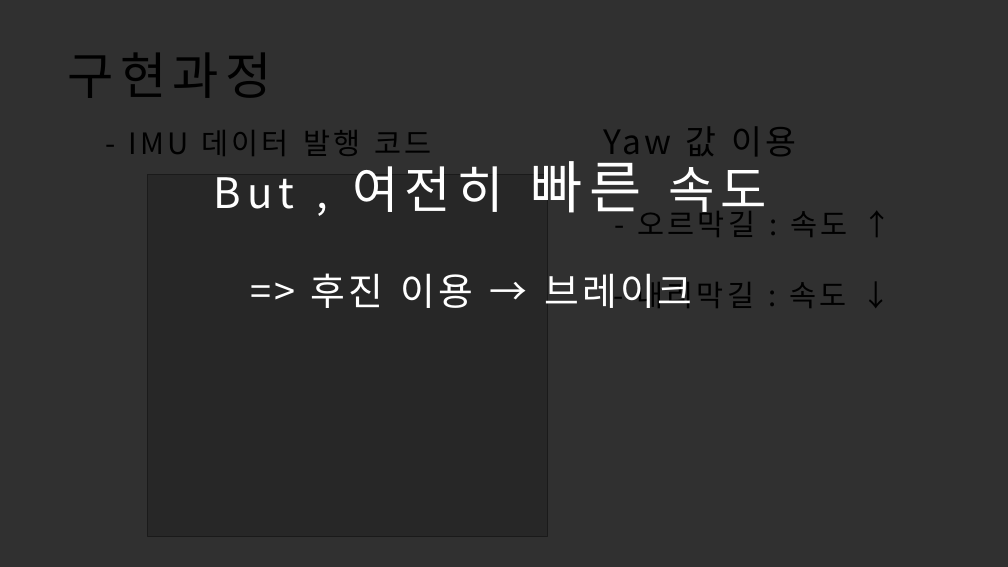
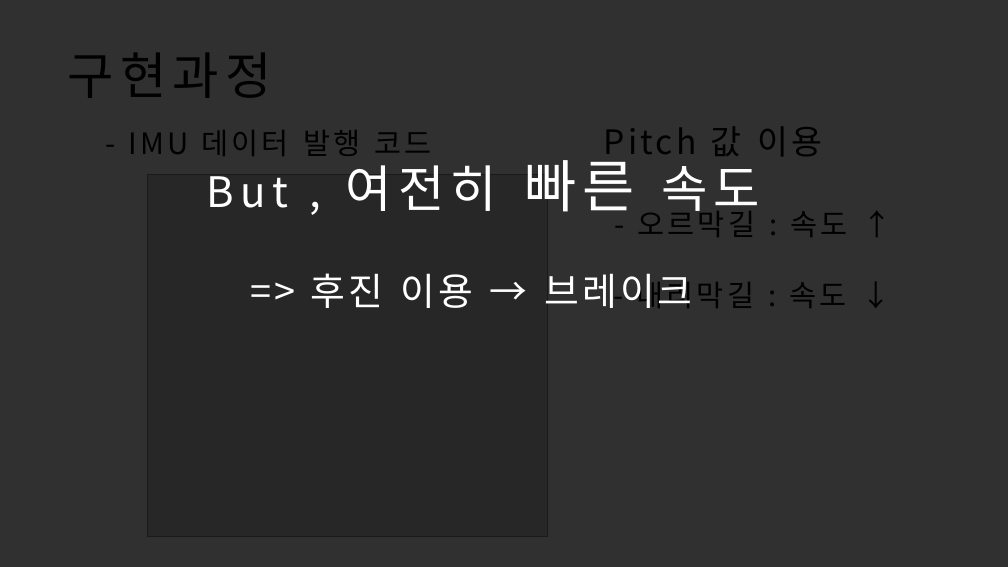
Before and after one commit to smh3223/CYG_AD_Project, a slide deck: slide 12 of PPT/창연공 3분반 1조 AD 발표자료.pptx. Drawn at 1008x567 pixels with LibreOffice and Linux fonts; fonts in the diff are those of the drawing; grey boxes stand for pictures. Boxes give left, top, right and bottom in pixels: in the first picture for what was removed or moved away, otherwise in the second. Text is boxed around its words. In the diff, an @@ line names an element or a change of style, - is before the commit and + after.

Commit message:
modify_PPT

```diff
--- a/PPT/창연공 3분반 1조 AD 발표자료.pptx
+++ b/PPT/창연공 3분반 1조 AD 발표자료.pptx
@@ text "But , 여전히 빠른 속도": place and size @@
-text "But , 여전히 빠른 속도" at [213,150,767,221]
+text "But , 여전히 빠른 속도" at [206,149,760,220]
@@ text at [604,127,822,164]: text changed @@
-Yaw 값 이용
+Pitch 값 이용
```
Also in this commit, not shown: 1 other file.
